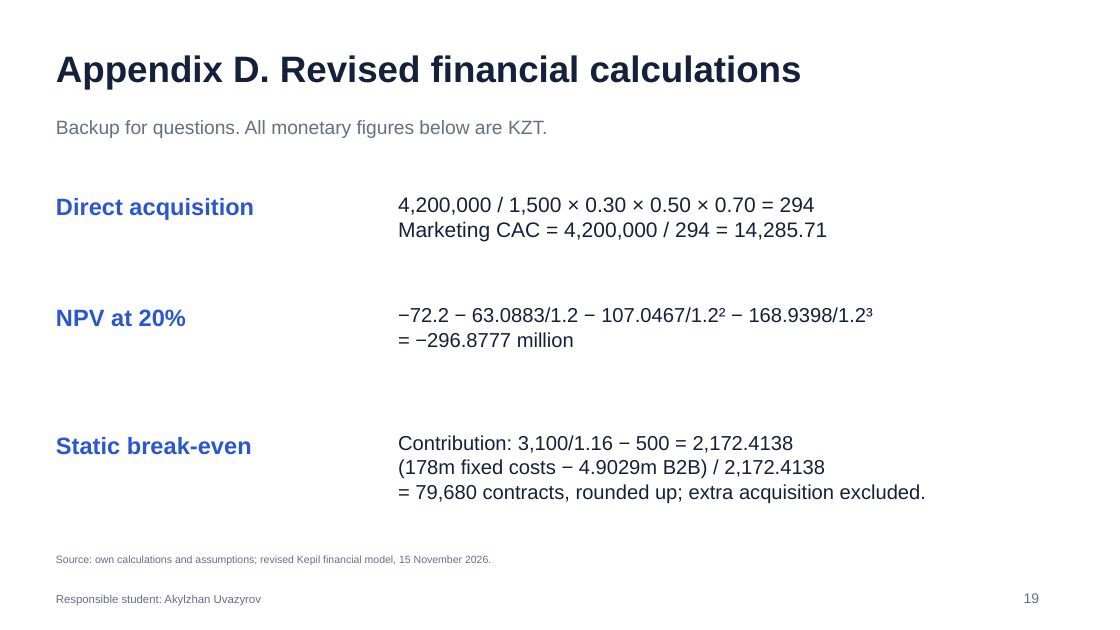
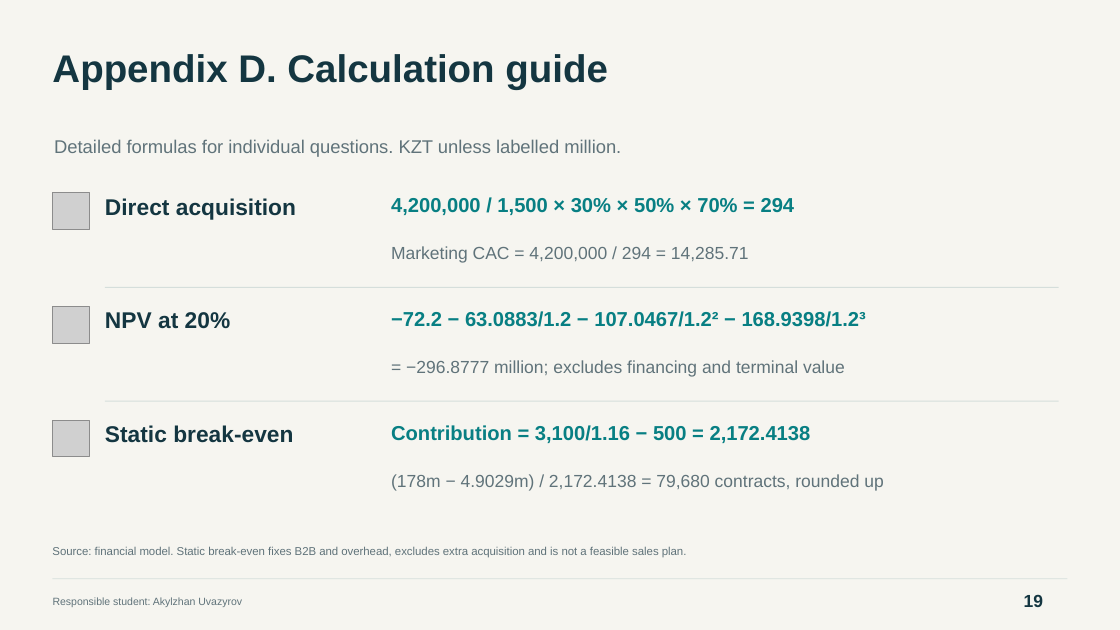
Before and after one commit to Arlan-prog/FinanceFinal, a slide deck: slide 19 of Final_Project_Presentation.pptx. Drawn at 1120x630 pixels with LibreOffice and Linux fonts; fonts in the diff are those of the drawing; grey boxes stand for pictures. Boxes give left, top, right and bottom in pixels: in the first picture for what was removed or moved away, otherwise in the second. Text is boxed around its words. In the diff, an @@ line names an element or a change of style, - is before the commit and + after.

```diff
--- a/Final_Project_Presentation.pptx
+++ b/Final_Project_Presentation.pptx
@@ background #FFFFFF to #F6F5F0 @@
@@ text at [52,54,608,89]: text changed; size 31.5 to 33 pt; text colour #14213D to #143641 @@
-Appendix D. Revised financial calculations
+Appendix D. Calculation guide
@@ text at [54,139,621,157]: text changed; size 16.5 to 15.8 pt; text colour #647086 to #60737A @@
-Backup for questions. All monetary figures below are KZT.
+Detailed formulas for individual questions. KZT unless labelled million.
@@ picture added at [52,192,89,229] @@
@@ text "Direct acquisition": place and size @@
-text "Direct acquisition" at [56,198,254,220]
+text "Direct acquisition" at [105,198,296,220]
@@ text at [391,198,795,215]: text changed; size 18 to 17.2 pt; text colour #14213D to #087F83; bold on @@
-4,200,000 / 1,500 × 0.30 × 0.50 × 0.70 = 294
-Marketing CAC = 4,200,000 / 294 = 14,285.71
+4,200,000 / 1,500 × 30% × 50% × 70% = 294
@@ text added at [391,246,749,263], 15 pt, text #60737A @@
+Marketing CAC = 4,200,000 / 294 = 14,285.71
@@ rectangle added at [105,287,1059,288], fill #D5DEDB @@
@@ picture added at [52,307,89,344] @@
@@ text "NPV at 20%": place and size @@
-text "NPV at 20%" at [56,309,186,327]
+text "NPV at 20%" at [105,312,231,329]
@@ text "−72.2 − 63.0883/1.2 − 107.0467/1.2² ..." at [391,311,866,327]: text colour #14213D to #087F83, bold on @@
@@ text at [415,332,574,348]: paragraph removed @@
-= −296.8777 million
@@ text added at [406,360,845,377], 15 pt, text #60737A @@
+= −296.8777 million; excludes financing and terminal value
@@ rectangle added at [105,401,1059,402], fill #D5DEDB @@
@@ picture added at [52,420,89,457] @@
@@ size 20.2 to 19.5 pt, text colour #2855D9 to #143641 in 3 elements at [105,198,296,220], [105,312,231,329], [105,425,293,443] @@
@@ text "Static break-even": place and size @@
-text "Static break-even" at [56,437,252,455]
+text "Static break-even" at [105,425,293,443]
@@ text added at [391,425,811,443], 17.2 pt, text #087F83, bold @@
+Contribution = 3,100/1.16 − 500 = 2,172.4138
@@ text at [391,474,883,491]: text changed; size 17.2 to 15 pt; text colour #14213D to #60737A @@
-Contribution: 3,100/1.16 − 500 = 2,172.4138
-(178m fixed costs − 4.9029m B2B) / 2,172.4138
-= 79,680 contracts, rounded up; extra acquisition excluded.
+(178m − 4.9029m) / 2,172.4138 = 79,680 contracts, rounded up
@@ text added at [52,546,687,558], 9.8 pt, text #60737A @@
+Source: financial model. Static break-even fixes B2B and overhead, excludes extra acquisition and is not a feasible sales plan.
@@ text removed at [56,555,491,565] @@
-Source: own calculations and assumptions; revised Kepil financial model, 15 November 2026.
@@ text "Responsible student: Akylzhan Uvazyrov" at [53,597,242,607]: size 9.8 to 9 pt, text colour #647086 to #60737A @@
@@ rectangle added at [52,579,1067,580], fill #D5DEDB @@
@@ text "19" at [1024,595,1043,607]: size 12 to 15 pt, text colour #647086 to #143641, bold on @@
```
Also in this commit, not shown: 15 other slides changed, 7 slides added, 7 slides removed, 11 other files.
